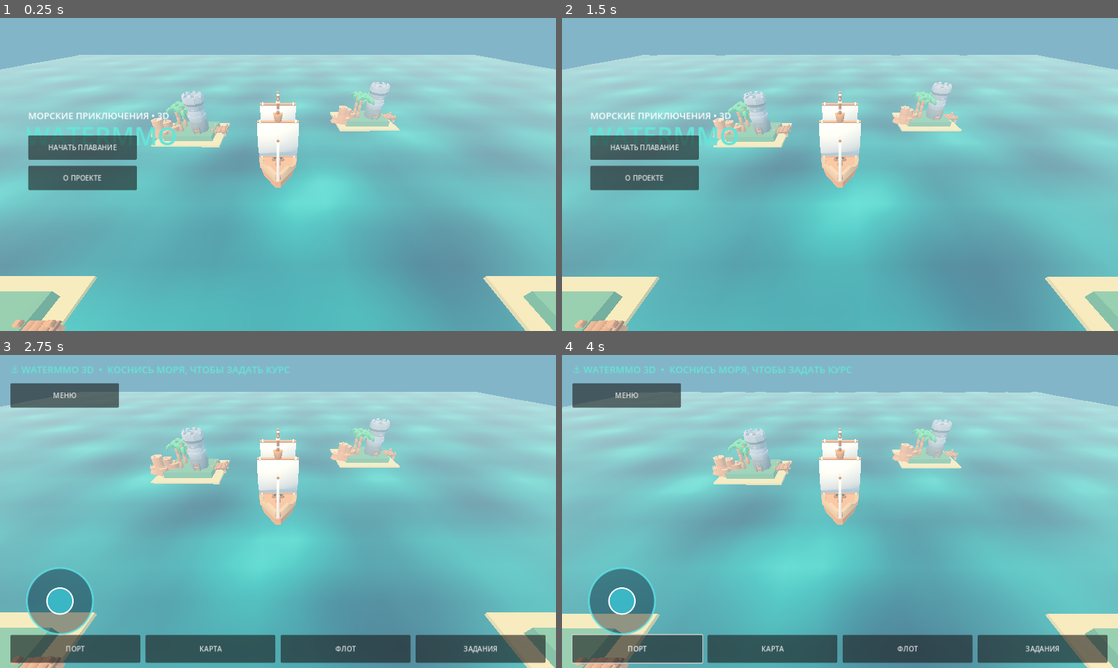
Above: before the commit, frames 1-4 (two rows, left to right).
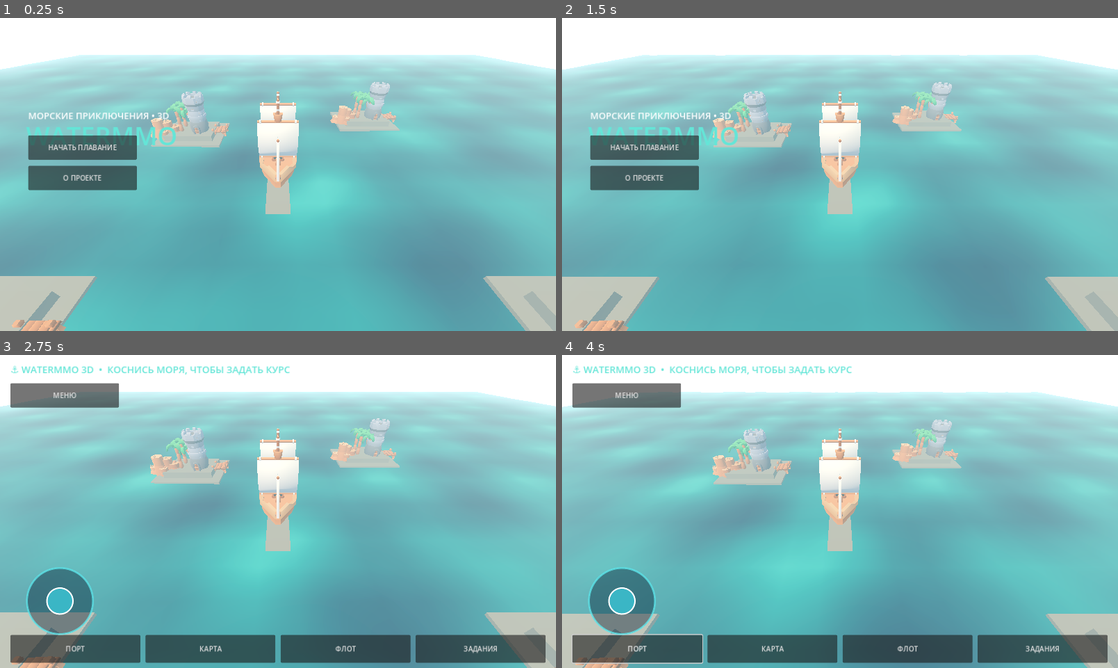
Above: after the commit, the same moments.

Repository: maillunex-lang/watermmo
Game: Godot game, scene res://scenes/main.tscn
The game is run twice, just before and just after one commit, with the same random seed, the same clock (stepped at 60 frames per second) and the same inputs.
Inputs:
- Up to frame 1 (0.25 s): no input
- Up to frame 2 (1.5 s): click "НАЧАТЬ ПЛАВАНИЕ" at 0.5 s; click "МЕНЮ" at 1.25 s
- Up to frame 3 (2.75 s): click "НАЧАТЬ ПЛАВАНИЕ" at 2 s
- Up to frame 4 (4 s): click "ПОРТ" at 2.75 s; click "OK" at 3.5 s

The runs differ from the first frame. In frame 1, 19% of the frame differs, in the area x 0-100%, y 0-100%; in frame 2, 19%; in frame 3, 17%; in frame 4, 17%.

Commit message:
Add mobile cinematic environment, stylized shore foliage and ship wake

Diff:
--- a/scripts/main.gd
+++ b/scripts/main.gd
@@ -57,7 +57,10 @@
 	e.fog_density = 0.008
 	e.ambient_light_source = Environment.AMBIENT_SOURCE_COLOR
 	e.ambient_light_color = Color("#c8e0e2")
-	e.ambient_light_energy = 0.8
+	e.ambient_light_energy = 0.72
+	e.glow_enabled = true
+	e.glow_intensity = 0.18
+	e.glow_bloom = 0.02
 	env.environment = e
 	add_child(env)
 	var sun := DirectionalLight3D.new()
@@ -78,8 +81,10 @@
 	ocean.position.y = -0.15
 	add_child(ocean)
 	for island in [Vector3(-15, 0, -12), Vector3(17, 0, -18), Vector3(-20, 0, 18), Vector3(22, 0, 18)]:
-		mesh_box(self, Vector3(11, 1.0, 9), island + Vector3(0, -0.35, 0), Color("#dfc68e"))
-		mesh_box(self, Vector3(8, 1.5, 6), island + Vector3(0, 0.3, 0), Color("#5b9778"))
+		var shore := mesh_box(self, Vector3(11, 1.0, 9), island + Vector3(0, -0.35, 0), Color("#dfc68e"))
+		shore.material_override = _shader_material("res://shaders/shore_mobile.gdshader")
+		var canopy := mesh_box(self, Vector3(8, 1.5, 6), island + Vector3(0, 0.3, 0), Color("#5b9778"))
+		canopy.material_override = _shader_material("res://shaders/vegetation_mobile.gdshader")
 		_model("rocks-sand-a", self, island + Vector3(-4.0, 0.45, 1.0), 1.0)
 		_model("tower-complete-small", self, island + Vector3(1.5, 1.05, 0.5), 0.9)
 		_model("structure-platform-dock", self, island + Vector3(4.8, 0.1, 0.0), 1.0)
@@ -92,11 +97,23 @@
 	var ship_visual := _model("ship-medium", ship, Vector3.ZERO, 1.0)
 	if ship_visual == null:
 		mesh_box(ship, Vector3(2.3, 0.9, 5.4), Vector3(0, 0.45, 0), Color("#654c39"))
+	var wake := MeshInstance3D.new()
+	var wake_mesh := PlaneMesh.new()
+	wake_mesh.size = Vector2(2.7, 7.0)
+	wake.mesh = wake_mesh
+	wake.material_override = _shader_material("res://shaders/wake_mobile.gdshader")
+	wake.position = Vector3(0, 0.055, 3.5)
+	ship.add_child(wake)
 
 	camera = Camera3D.new()
 	camera.current = true
 	add_child(camera)
 	_update_camera()
+
+func _shader_material(path: String) -> ShaderMaterial:
+	var mat := ShaderMaterial.new()
+	mat.shader = load(path)
+	return mat
 
 func _model(model_name: String, parent: Node3D, at: Vector3, scale_factor: float) -> Node3D:
 	var path := "res://assets/kenney_pirate/" + model_name + ".glb"
